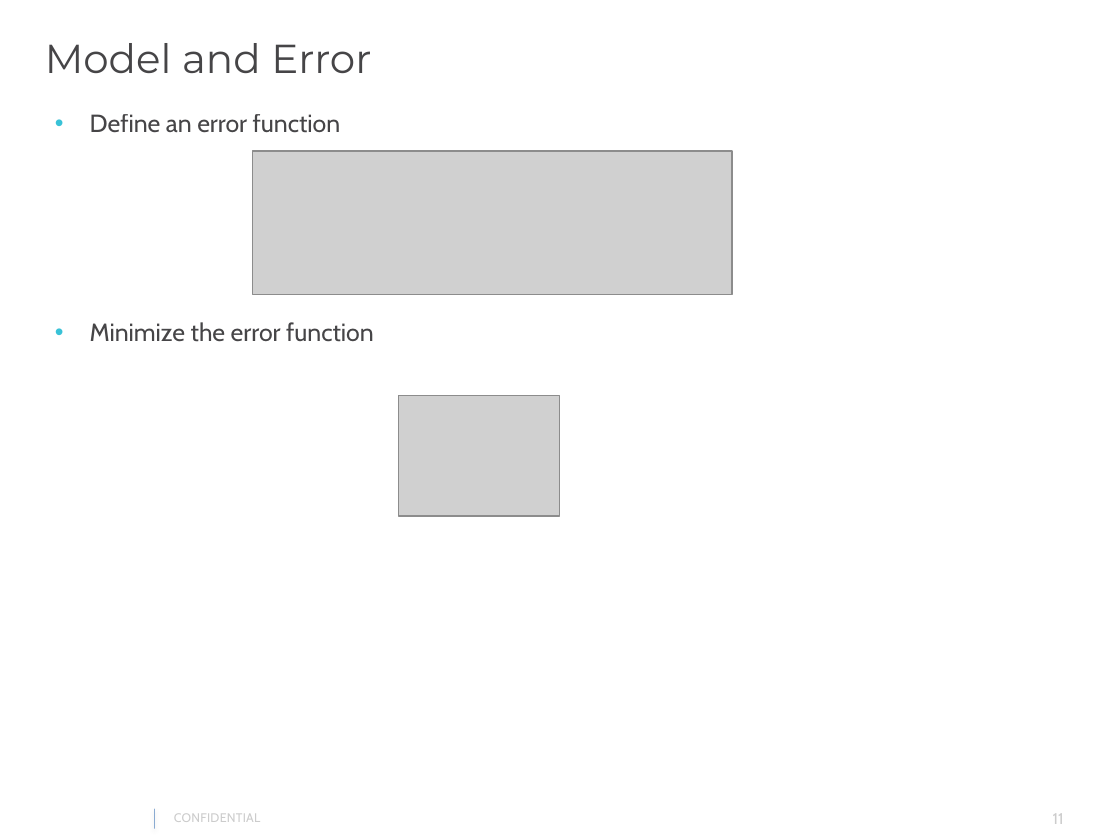
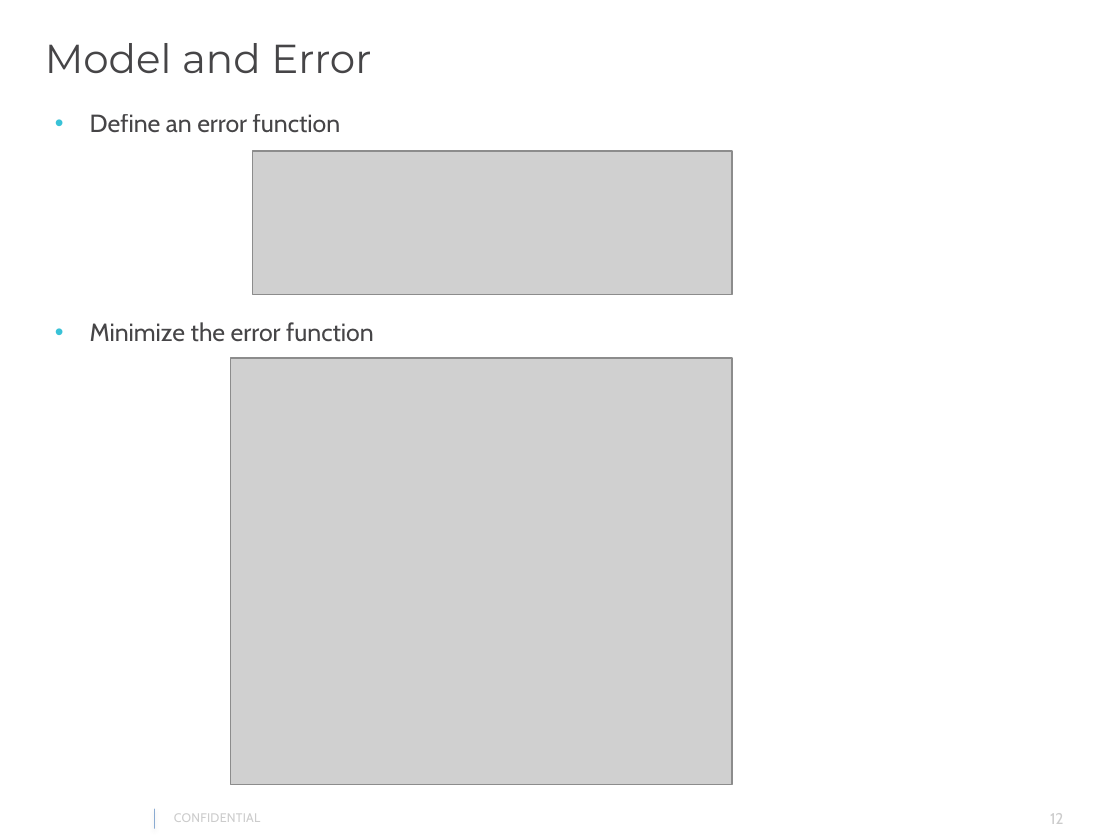
Before and after one commit to gautam0707/TechTalk1_Epam, a slide deck: slide 12 of TechTalk1.pptx (slide 11 before the commit). Drawn at 1120x840 pixels with LibreOffice and Linux fonts; fonts in the diff are those of the drawing; grey boxes stand for pictures; background and template pictures are left out. Boxes give left, top, right and bottom in pixels: in the first picture for what was removed or moved away, otherwise in the second. Text is boxed around its words. In the diff, an @@ line names an element or a change of style, - is before the commit and + after.

```diff
--- a/TechTalk1.pptx
+++ b/TechTalk1.pptx
@@ picture added at (231,358,732,785) @@
@@ picture removed at (399,395,560,516) @@
@@ page number at (1050,813,1064,824): text changed @@
-11
+12
```
Also in this commit, not shown: 5 other slides changed, 1 slide added, 3 other files.
